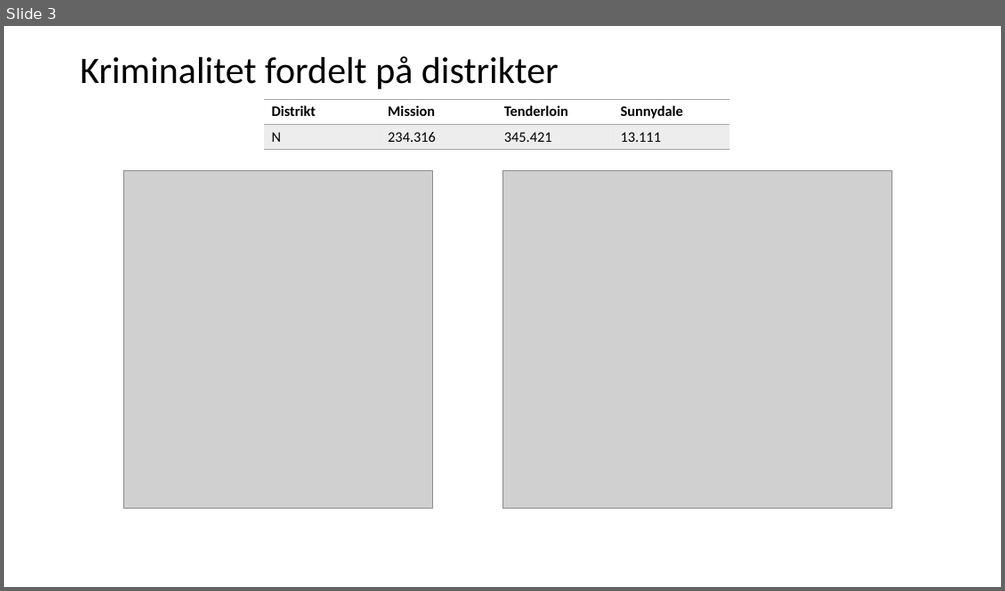
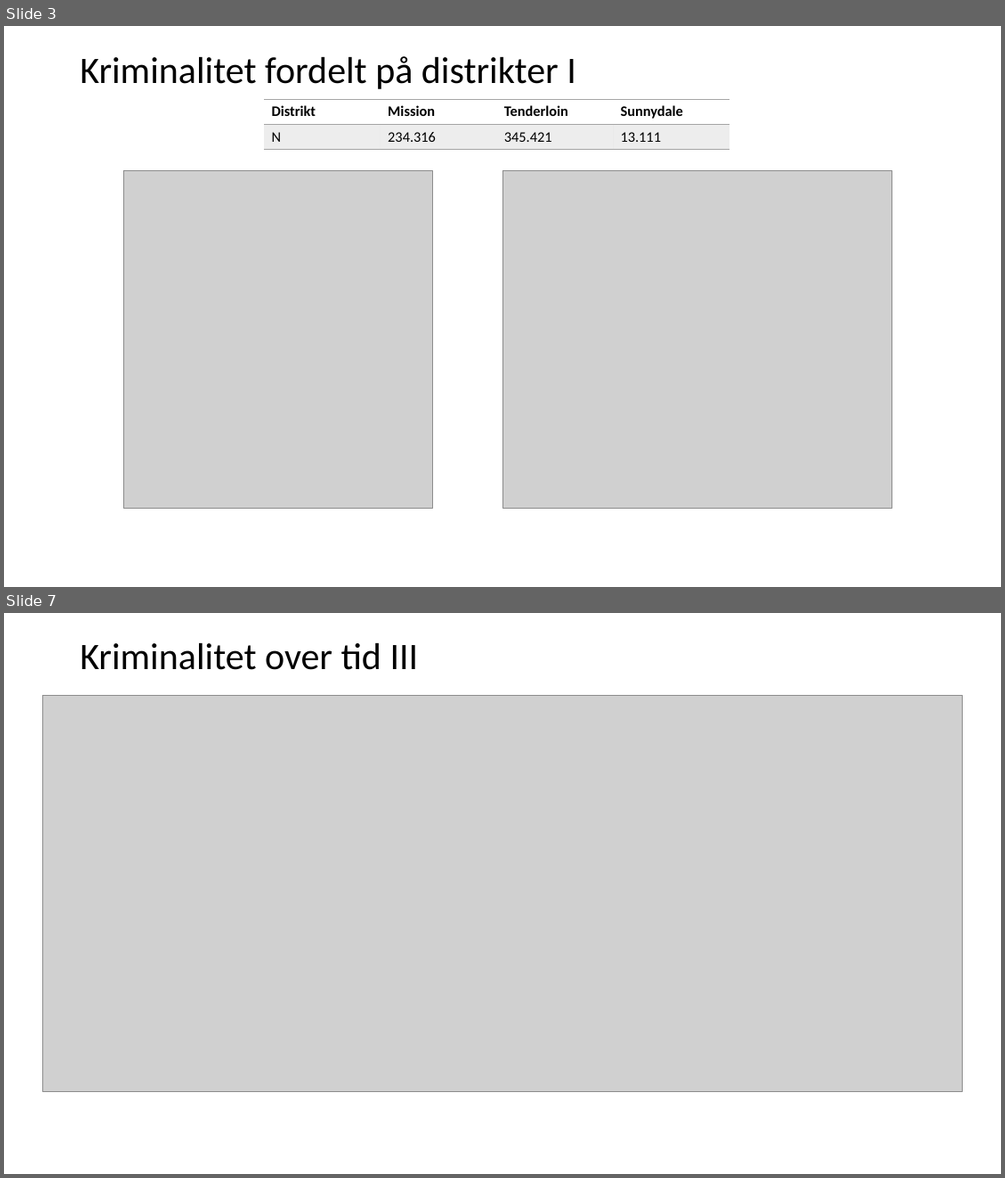
Before and after one commit to CarolineFuglsang/san_francisco_crime_data, a slide deck: presentation/San Francisco Crime Data.pptx. Shown one above the other, each under a label of ours: slide 3 before the commit, slides 3 and 7 after it; the slides between them are not shown. The pictures are 1005x591 and 1005x1178 pixels, drawn with LibreOffice and Linux fonts; fonts in the diff are those of the drawing; grey boxes stand for pictures. Boxes give left, top, right and bottom in pixels: in the first picture for what was removed or moved away, otherwise in the second. Text is boxed around its words. In the diff, an @@ line names an element or a change of style, - is before the commit and + after.

```diff
--- a/presentation/San Francisco Crime Data.pptx
+++ b/presentation/San Francisco Crime Data.pptx
@@ slide 7 added at <box>4,613,1001,1174</box>, background #FFFFFF @@
@@ text added at <box>80,643,419,670</box>, 36 pt, text #000000 @@
+Kriminalitet over tid III
@@ picture added at <box>43,695,962,1091</box> @@
@@ slide 3 changed as well @@
@@ title at <box>80,56,576,89</box>: text changed @@
-Kriminalitet fordelt på distrikter
+Kriminalitet fordelt på distrikter I
```
Also in this commit, not shown: 1 other slide changed, 9 other slides added, 6 slides removed.
